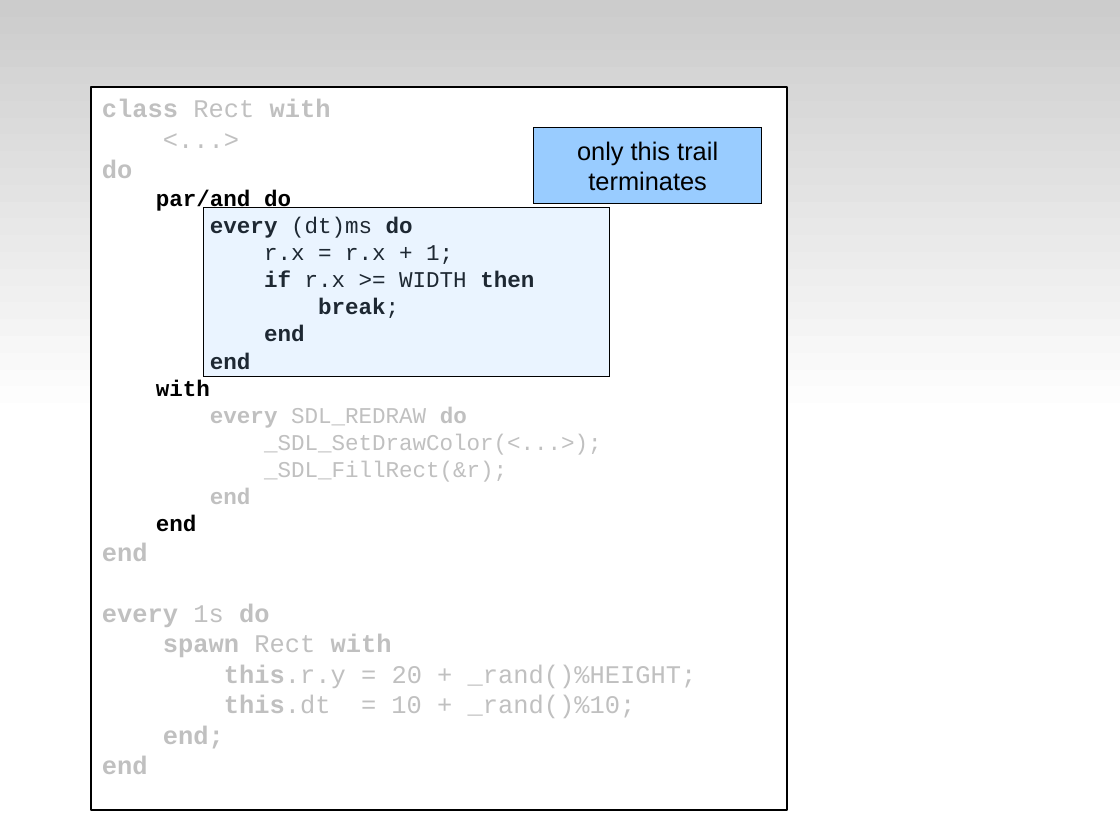
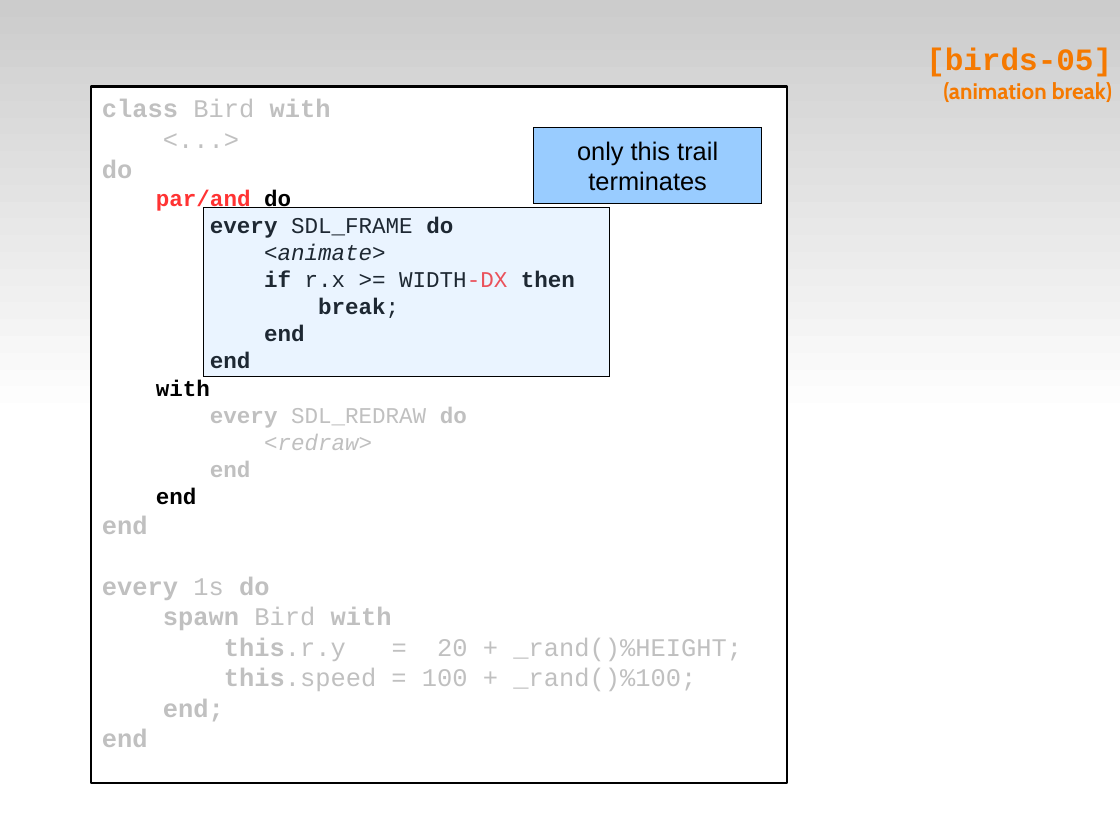
Before and after one commit to fsantanna-no/ceu-docs, a slide deck: slide 16 of ceu_stl.odp (slide 13 before the commit). Drawn at 1120x840 pixels with LibreOffice and Linux fonts; fonts in the diff are those of the drawing. Boxes give left, top, right and bottom in pixels: in the first picture for what was removed or moved away, otherwise in the second. Text is boxed around its words. In the diff, an @@ line names an element or a change of style, - is before the commit and + after.

```diff
--- a/ceu_stl.odp
+++ b/ceu_stl.odp
@@ title added at (926,48,1112,102), 16 pt, text #F57900, bold @@
+[birds-05]
+(animation break)
@@ rectangle "class Bird with": place and size @@
-rectangle "class Bird with" at (91,86,788,810)
+rectangle "class Bird with" at (91,86,788,784)
@@ text in rectangle at (102,99,331,117): text changed @@
-class Rect with
+class Bird with
@@ text in rectangle at (156,190,291,214): text colour #000000 to #FF3333 in "par/and" @@
@@ text in rectangle at (210,217,575,287): text changed @@
-every (dt)ms do
-r.x = r.x + 1;
-if r.x >= WIDTH then
+every SDL_FRAME do
+<animate>
+if r.x >= WIDTH-DX then
@@ text in rectangle at (264,434,372,450): text changed; italic on @@
-_SDL_SetDrawColor(<...>);
-_SDL_FillRect(&r);
+<redraw>
@@ text in rectangle at (163,607,392,630): text changed @@
-spawn Rect with
+spawn Bird with
@@ text in rectangle at (224,668,696,691): text changed @@
-this.dt = 10 + _rand()%10;
+this.speed = 100 + _rand()%100;
```
Also in this commit, not shown: 14 other slides changed, 7 slides added, 2 other files.
